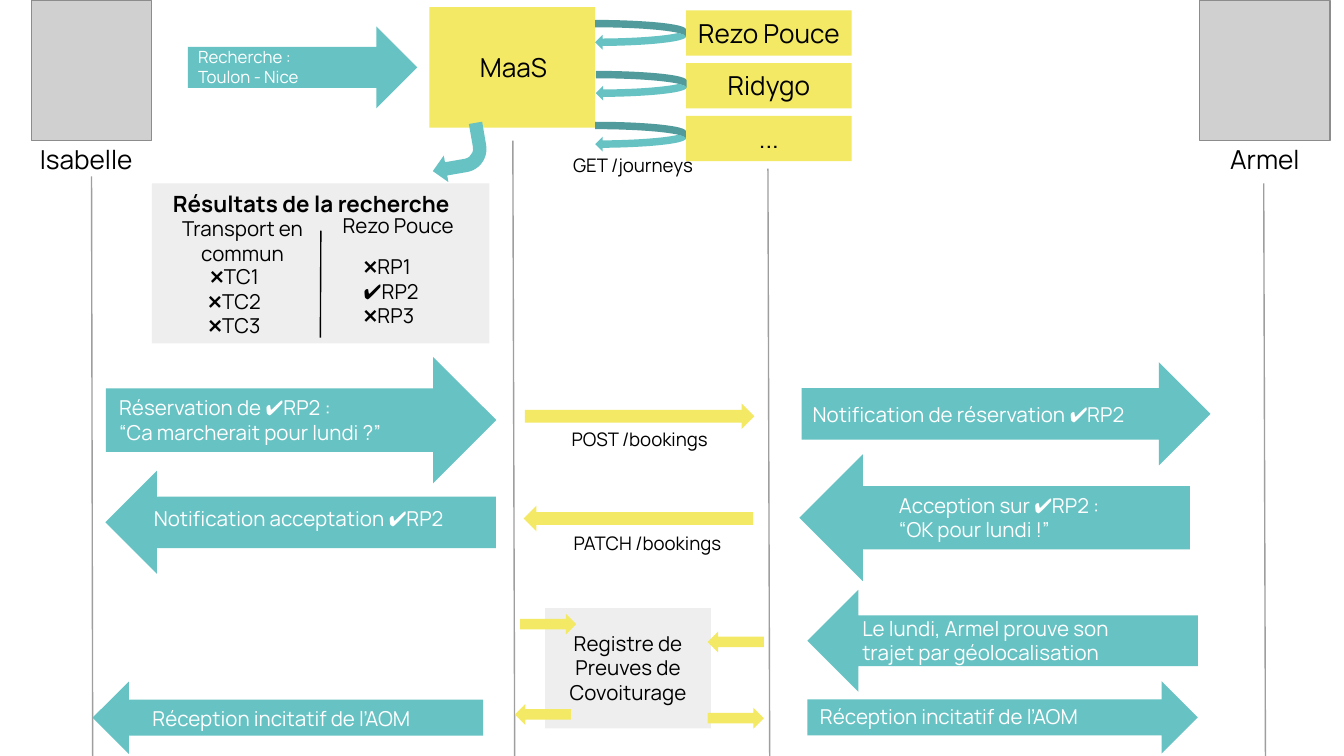
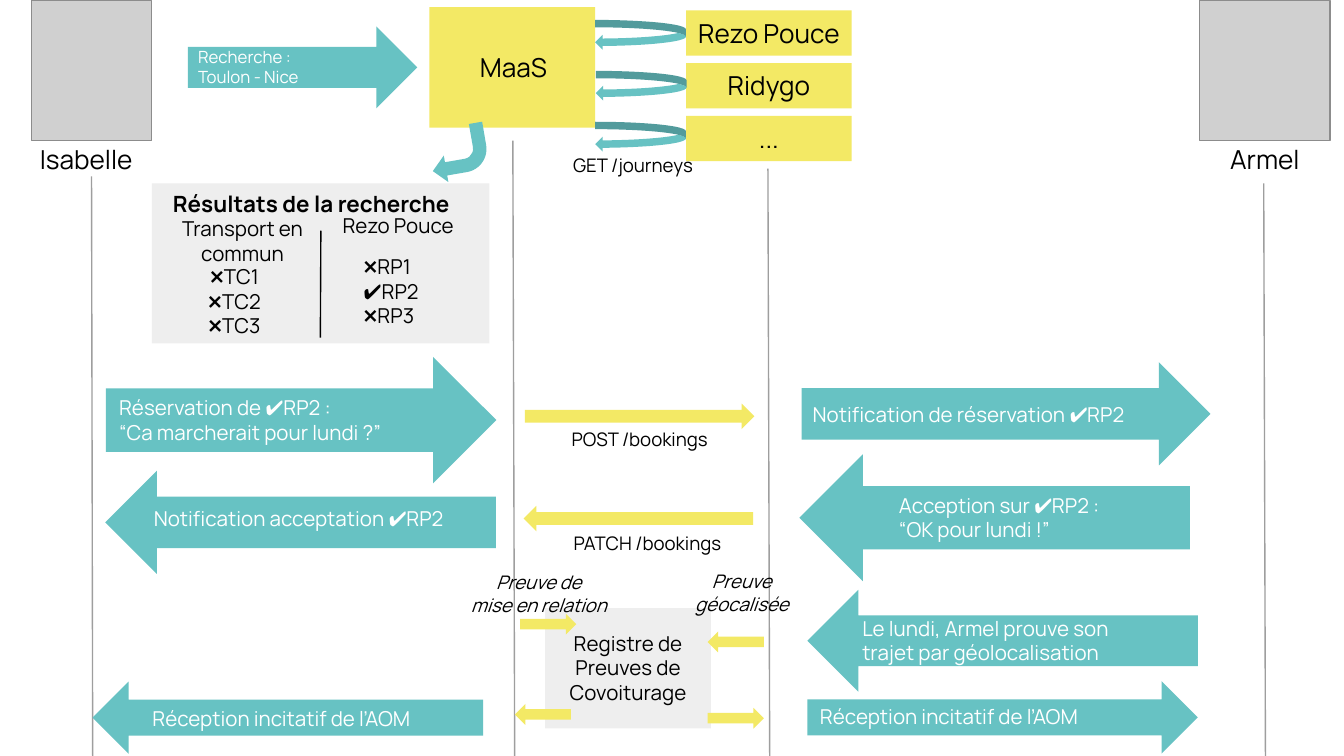
Before and after one commit to fabmob/rdexplus, a slide deck: slide 20 of resources/rdexplus_presentation-fr.odp (slide 19 before the commit). Drawn at 1344x756 pixels with LibreOffice and Linux fonts; fonts in the diff are those of the drawing; grey boxes stand for pictures. Boxes give left, top, right and bottom in pixels: in the first picture for what was removed or moved away, otherwise in the second. Text is boxed around its words. In the diff, an @@ line names an element or a change of style, - is before the commit and + after.

```diff
--- a/resources/rdexplus_presentation-fr.odp
+++ b/resources/rdexplus_presentation-fr.odp
@@ text added at box(471, 571, 607, 618), 10 pt, text #000000, italic @@
+Preuve de
+mise en relation
@@ text added at box(695, 570, 789, 617), 10 pt, text #000000, italic @@
+Preuve
+géocalisée
```
Also in this commit, not shown: 2 other slides changed, 1 slide added, 2 other files.
